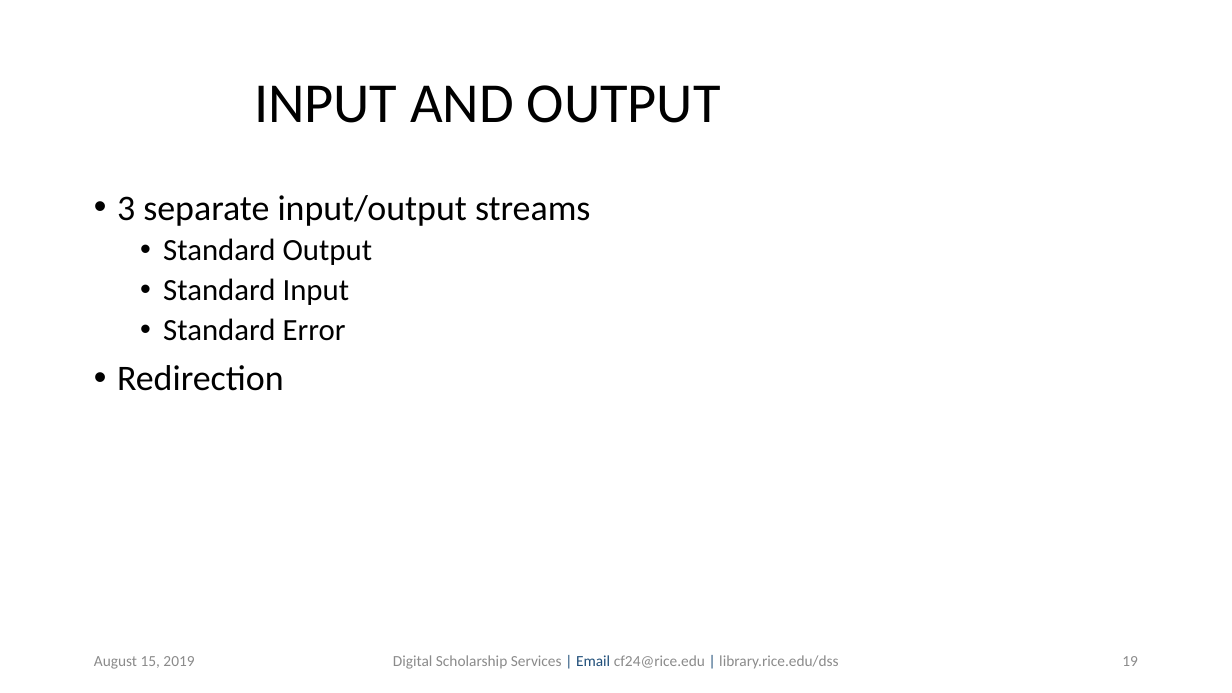
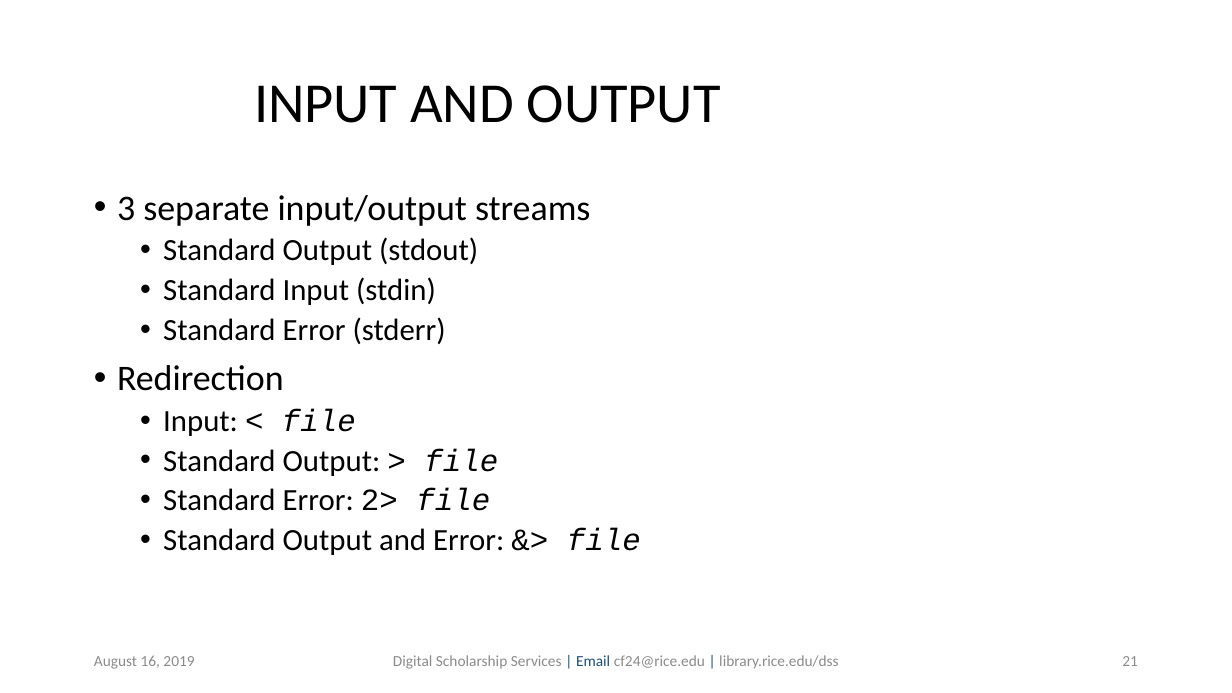
Before and after one commit to bakitybacon/rice-data-and-donuts, a slide deck: slide 21 of bash/Introduction to Bash.pptx (slide 19 before the commit). Drawn at 1232x693 pixels with LibreOffice and Linux fonts; fonts in the diff are those of the drawing; background and template pictures are left out. Boxes give left, top, right and bottom in pixels: in the first picture for what was removed or moved away, otherwise in the second. Text is boxed around its words. In the diff, an @@ line names an element or a change of style, - is before the commit and + after.

```diff
--- a/bash/Introduction to Bash.pptx
+++ b/bash/Introduction to Bash.pptx
@@ text at [163,237,478,344]: text changed @@
-  • Standard Output
-  • Standard Input
-  • Standard Error
+  • Standard Output (stdout)
+  • Standard Input (stdin)
+  • Standard Error (stderr)
@@ text at [163,409,641,555]: paragraphs added @@
+  • Input: < file
+  • Standard Output: > file
+  • Standard Error: 2> file
+  • Standard Output and Error: &> file
@@ text at [94,655,194,669]: text changed @@
-August 15, 2019
+August 16, 2019
@@ page number at [1122,656,1138,666]: text changed @@
-19
+21
```
Also in this commit, not shown: 42 other slides changed, 1 slide added.
